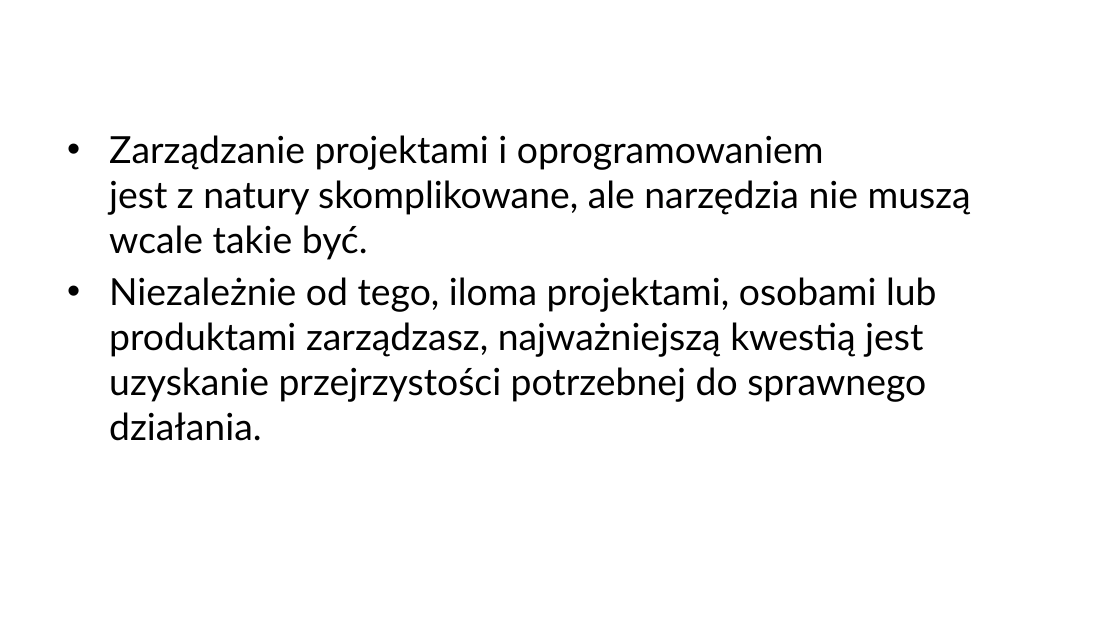
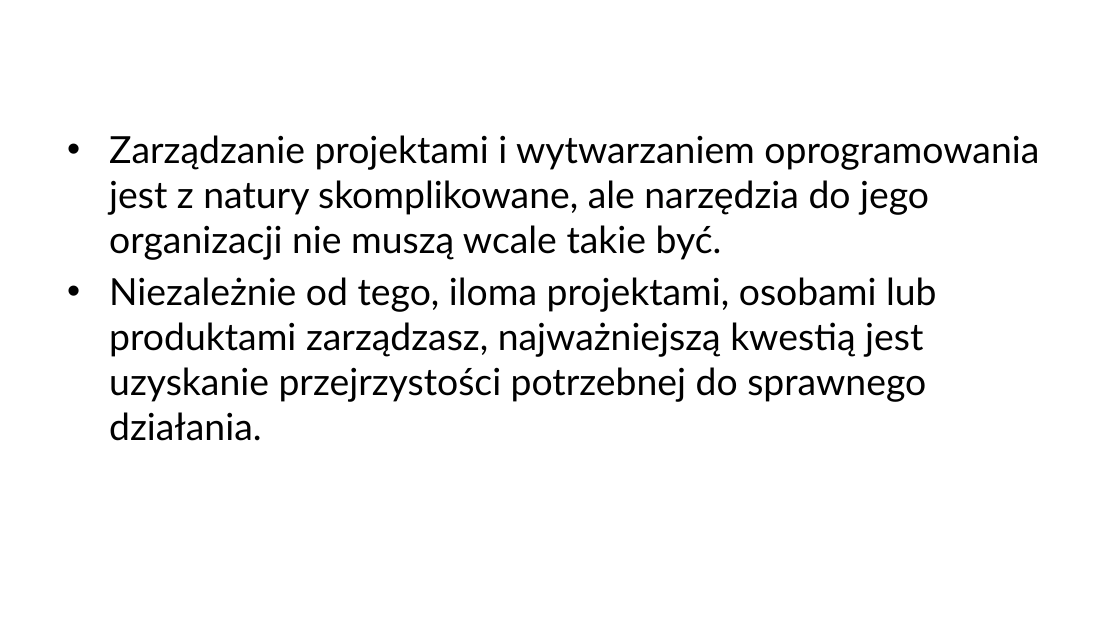
Before and after one commit to arturkwiek/gitlab-tutorial, a slide deck: slide 18 of 09. Git - tutorial - 4 drogi wykorzystania tablicy zgłoszeń.pptx (slide 3 before the commit). Drawn at 1120x630 pixels with LibreOffice and Linux fonts; fonts in the diff are those of the drawing; background and template pictures are left out. Boxes give left, top, right and bottom in pixels: in the first picture for what was removed or moved away, otherwise in the second. Text is boxed around its words. In the diff, an @@ line names an element or a change of style, - is before the commit and + after.

```diff
--- a/09. Git - tutorial - 4 drogi wykorzystania tablicy zgłoszeń.pptx
+++ b/09. Git - tutorial - 4 drogi wykorzystania tablicy zgłoszeń.pptx
@@ text at (109, 135, 1039, 260): text changed @@
-• Zarządzanie projektami i oprogramowaniem
-  jest z natury skomplikowane, ale narzędzia nie muszą wcale takie być.
+• Zarządzanie projektami i wytwarzaniem oprogramowania
+  jest z natury skomplikowane, ale narzędzia do jego organizacji nie muszą wcale takie być.
```
Also in this commit, not shown: 12 other slides changed, 7 slides added.
